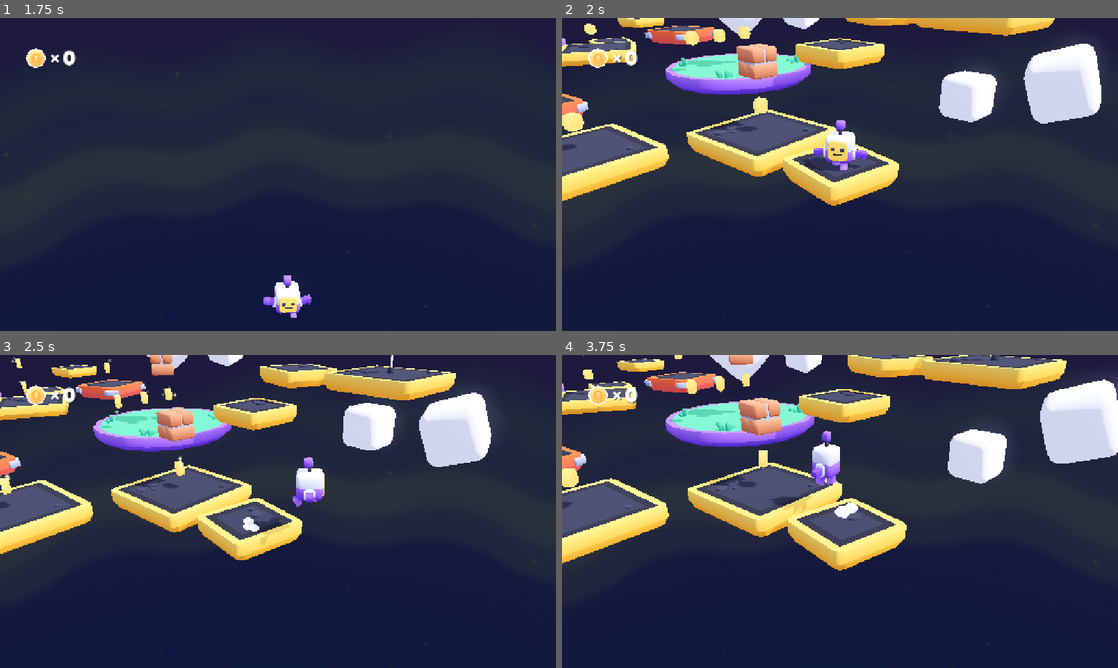
Above: before the commit, frames 1-4 (two rows, left to right).
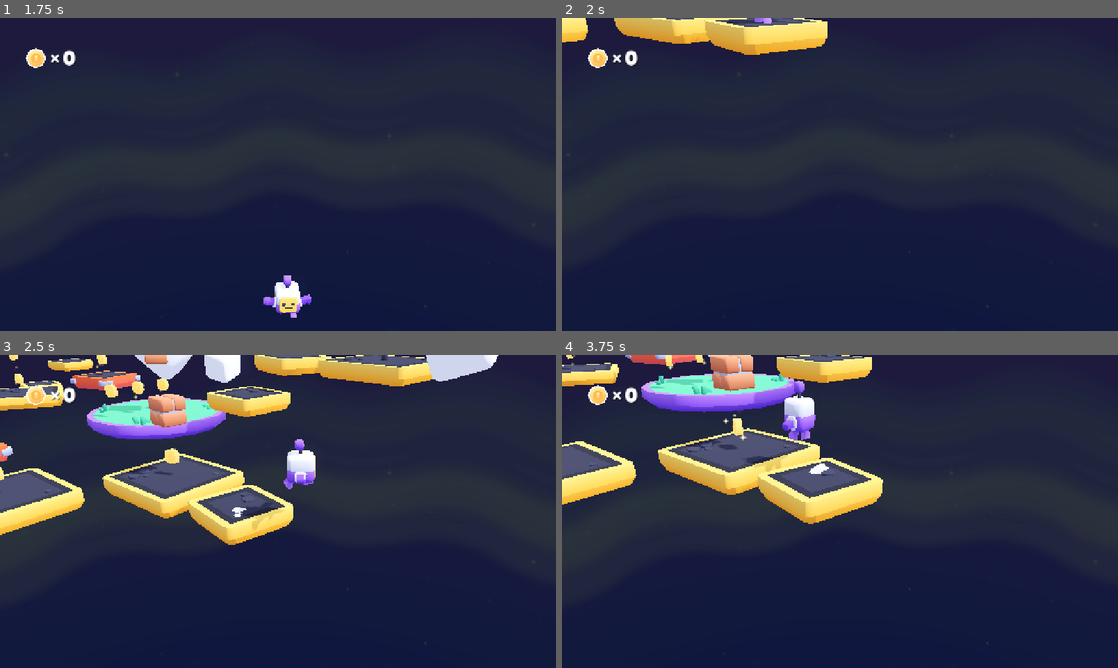
Above: after the commit, the same moments.

Repository: victorlvl47/3d-platformer-obby
Game: Godot game, scene res://scenes/main.tscn
Two runs of this game, one before a commit and one after it. Both use one fixed random seed, a clock stepped at 60 frames per second and the inputs below.
Inputs (mouse positions are in pixels of both pictures, inside the frame that each line leads up to):
- Up to frame 1 (1.75 s): move the mouse to (400, 158) at 0.52 s; hold D (move_right) 0.53-1.28 s; tap Space (jump) at 0.6, 0.77, 1.07, 1.35, 1.52 s; click (400, 158) at 0.67 s; move the mouse to (166, 190) at 1.27 s; hold S (move_back) from 1.28 s (still down)
- Up to frame 2 (2 s): keep holding S (move_back); tap Space (jump) at 1.82 s
- Up to frame 3 (2.5 s): move the mouse to (333, 442) at 2.02 s; release S (move_back) at 2.03 s; hold D (move_right) from 2.03 s (still down); tap Space (jump) at 2.1 s
- Up to frame 4 (3.75 s): move the mouse to (812, 574) at 2.77 s; release D (move_right) at 2.78 s; hold W (move_forward) 2.78-3.53 s; tap Space (jump) at 2.85, 3.02, 3.32, 3.6 s; click (812, 574) at 2.92 s; move the mouse to (1006, 558) at 3.52 s; hold A (move_left) from 3.53 s (still down)

Frame 1 is identical in both runs. In frame 2, 24% of the frame differs, in the area x 0-97%, y 0-60%; in frame 3, 27%; in frame 4, 33%, in the area x 0-100%, y 0-69%.

Commit message:
Add checkpoint respawn system

Diff:
--- /dev/null
+++ b/objects/checkpoint_platform_large_round.gd
@@ -0,0 +1,19 @@
+extends Area3D
+
+@export var respawn_offset := Vector3(0, 1.5, 0)
+
+var activated := false
+
+
+func _ready() -> void:
+	body_entered.connect(_on_body_entered)
+
+
+func _on_body_entered(body: Node3D) -> void:
+	if activated:
+		return
+
+	if body.has_method("set_checkpoint"):
+		activated = true
+		body.set_checkpoint(global_position + respawn_offset)
+		print("Checkpoint reached")
--- a/objects/checkpoint_platform_large_round.tscn
+++ b/objects/checkpoint_platform_large_round.tscn
@@ -1,6 +1,7 @@
 [gd_scene format=3 uid="uid://dtu6a6xa3u33d"]
 
 [ext_resource type="PackedScene" uid="uid://fqfc0dtl2xlc" path="res://models/platform-grass-large-round.glb" id="1_dgxkw"]
+[ext_resource type="Script" uid="uid://1fxrphxjd3ak" path="res://objects/checkpoint_platform_large_round.gd" id="2_q3aiy"]
 
 [sub_resource type="ConcavePolygonShape3D" id="ConcavePolygonShape3D_xh0ma"]
 data = PackedVector3Array(-0.9567, 0.2, 2.3097, 0, 0.2, 2.5, 0, 0, 2.25, 0, 0, 2.25, -0.861, 0, 2.0787, -0.9567, 0.2, 2 …(7181 unchanged characters)…
@@ -40,6 +41,9 @@
 [sub_resource type="BoxMesh" id="BoxMesh_checkpoint_flag"]
 size = Vector3(0.9, 0.45, 0.08)
 
+[sub_resource type="CylinderShape3D" id="CylinderShape3D_checkpoint_area"]
+radius = 2.0
+
 [node name="platform-grass-large-round" unique_id=1656211538 instance=ExtResource("1_dgxkw")]
 
 [node name="platform-grass-large-round2#StaticBody3D" type="StaticBody3D" parent="." index="0" unique_id=363554859]
@@ -76,3 +80,10 @@
 transform = Transform3D(1, 0, 0, 0, 1, 0, 0, 0, 1, 1.35, 1.65, 0.95)
 mesh = SubResource("BoxMesh_checkpoint_flag")
 surface_material_override/0 = SubResource("StandardMaterial3D_checkpoint_gold")
+
+[node name="CheckpointArea" type="Area3D" parent="." index="8" unique_id=1459086247]
+transform = Transform3D(1, 0, 0, 0, 1, 0, 0, 0, 1, 0, 1, 0)
+script = ExtResource("2_q3aiy")
+
+[node name="CollisionShape3D" type="CollisionShape3D" parent="CheckpointArea" index="0" unique_id=1795985901]
+shape = SubResource("CylinderShape3D_checkpoint_area")
--- a/scenes/simple_obby_level.tscn
+++ b/scenes/simple_obby_level.tscn
@@ -8,6 +8,7 @@
 [ext_resource type="PackedScene" uid="uid://rjh4ifidqrfp" path="res://objects/platform_medium.tscn" id="6_s2nq7"]
 [ext_resource type="PackedScene" uid="uid://uqr4hswv6d2g" path="res://objects/platform_grass_large_round.tscn" id="8_wonx1"]
 [ext_resource type="PackedScene" uid="uid://dtjvjdjl8cs6e" path="res://models/flag.glb" id="9_7rrmb"]
+[ext_resource type="PackedScene" uid="uid://dtu6a6xa3u33d" path="res://objects/checkpoint_platform_large_round.tscn" id="12_icp2j"]
 [ext_resource type="Script" uid="uid://bap462su1xjtx" path="res://scripts/hud.gd" id="13_cr8oy"]
 [ext_resource type="Texture2D" uid="uid://cd7oyc56ehkx1" path="res://sprites/coin.png" id="14_qfgtv"]
 [ext_resource type="FontFile" uid="uid://d0cxd77jybrcn" path="res://fonts/lilita_one_regular.ttf" id="15_yca78"]
@@ -49,11 +50,8 @@
 [node name="obstacle-01-platform-02" parent="World" unique_id=1031141547 instance=ExtResource("6_s2nq7")]
 transform = Transform3D(0.995121, 0, 0.0986598, 0, 1, 0, -0.0986598, 0, 0.995121, -7.9046946, 0.35400248, -0.3445325)
 
-[node name="checkpoint-01-platform" parent="World" unique_id=853556179 instance=ExtResource("8_wonx1")]
-transform = Transform3D(1, 0, 0, 0, 1, 0, 0, 0, 1, -12.478886, 1, -0.069766045)
-
-[node name="checkpoint-01-flag" parent="World" unique_id=1913460614 instance=ExtResource("9_7rrmb")]
-transform = Transform3D(0.99522436, 0, 0.097617656, 0, 1, 0, -0.097617656, 0, 0.99522436, -12.152619, 1.5051045, 0.7743528)
+[node name="platform-grass-large-round" parent="World" unique_id=1656211538 instance=ExtResource("12_icp2j")]
+transform = Transform3D(1, 0, 0, 0, 1, 0, 0, 0, 1, -12.336241, 1.0222864, 0.11612797)
 
 [node name="obstacle-02-platform-01" parent="World" unique_id=299750118 instance=ExtResource("6_s2nq7")]
 transform = Transform3D(0.9848077, 0, 0.1736482, 0, 1, 0, -0.1736482, 0, 0.9848077, -16.75, 1.25, 1.75)
--- a/scripts/player.gd
+++ b/scripts/player.gd
@@ -13,6 +13,7 @@
 var movement_velocity: Vector3
 var rotation_direction: float
 var gravity = 0
+var respawn_position: Vector3
 
 var previously_floored = false
 
@@ -30,6 +31,7 @@
 
 func _ready() -> void:
 	rotation_direction = rotation.y
+	respawn_position = global_position
 
 
 func _physics_process(delta):
@@ -61,7 +63,7 @@
 	# Falling/respawning
 
 	if position.y < -10:
-		get_tree().reload_current_scene()
+		respawn()
 
 	# Animation for scale (jumping and landing)
 
@@ -160,6 +162,20 @@
 	else:
 		jump_double = false;
 
+
+func set_checkpoint(new_position: Vector3) -> void:
+	respawn_position = new_position
+
+
+func respawn() -> void:
+	global_position = respawn_position
+	velocity = Vector3.ZERO
+	movement_velocity = Vector3.ZERO
+	gravity = 0
+	jump_single = true
+	jump_double = false
+	previously_floored = false
+
 # Collecting coins
 
 func collect_coin():
Not shown, added: objects/checkpoint_platform_large_round.gd.uid
